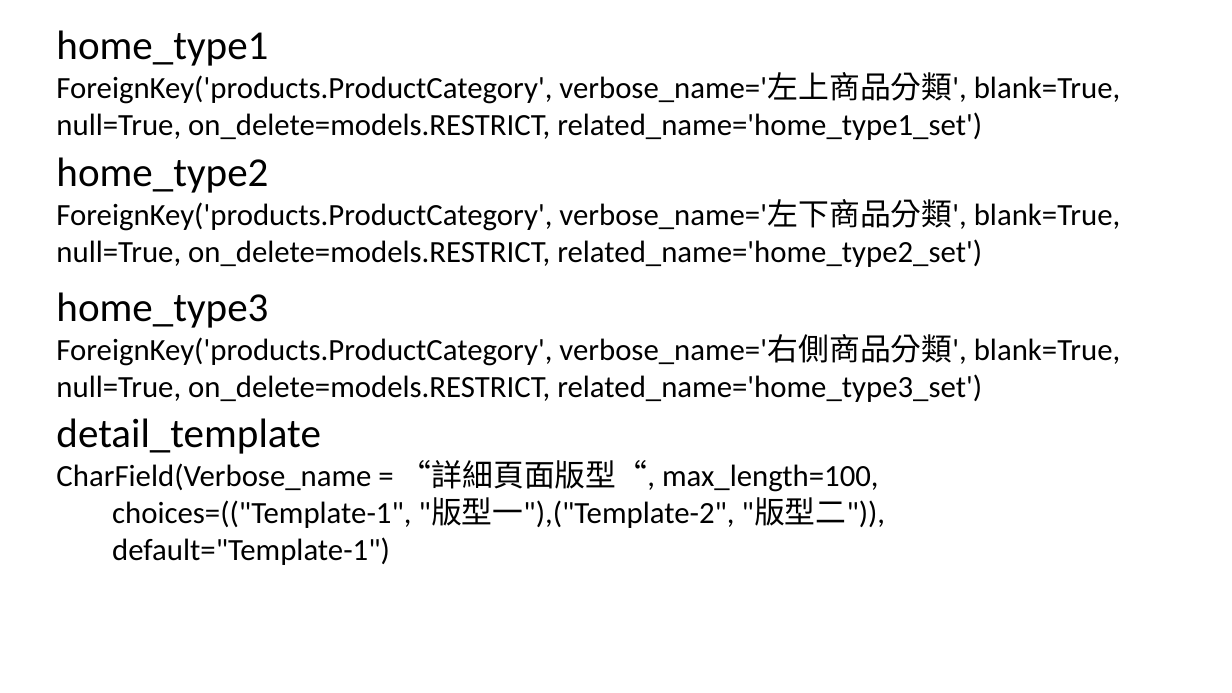
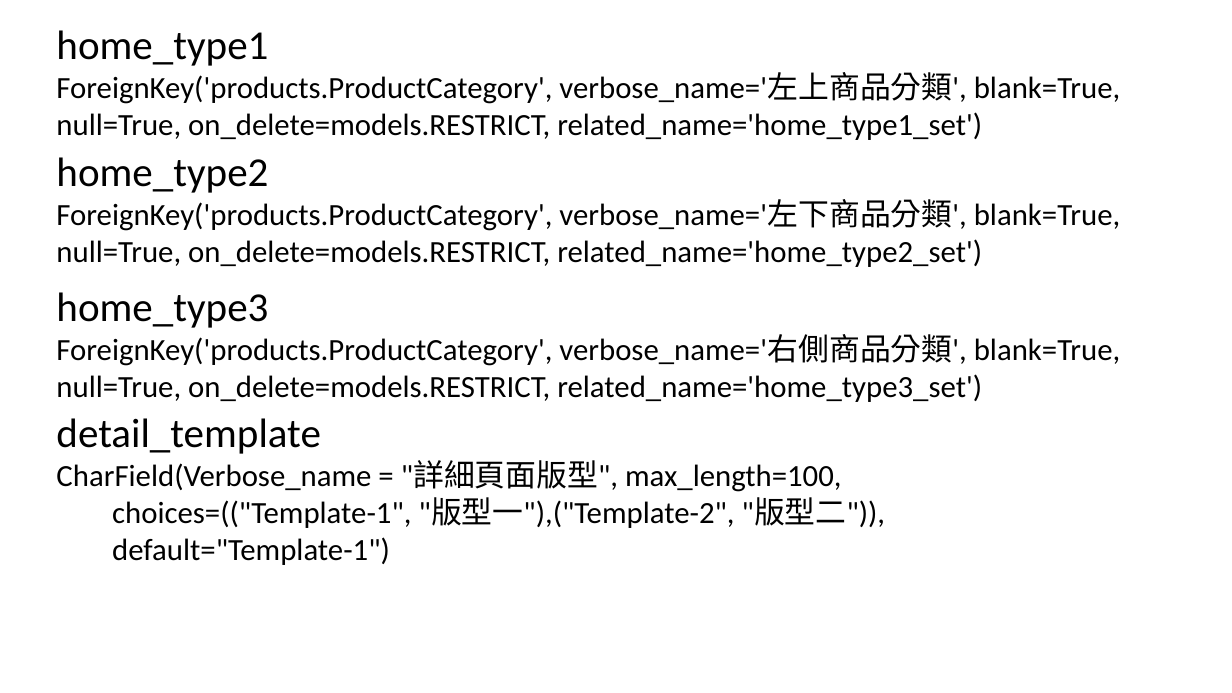
Before and after one commit to LouisLin511986/Django-eCommerce-tenant, a slide deck: slide 15 of model_set.pptx. Drawn at 1232x693 pixels with LibreOffice and Linux fonts; fonts in the diff are those of the drawing. Boxes give left, top, right and bottom in pixels: in the first picture for what was removed or moved away, otherwise in the second. Text is boxed around its words. In the diff, an @@ line names an element or a change of style, - is before the commit and + after.

```diff
--- a/model_set.pptx
+++ b/model_set.pptx
@@ text at [56,461,842,492]: text changed @@
-CharField(Verbose_name = “詳細頁面版型“, max_length=100,
+CharField(Verbose_name = "詳細頁面版型", max_length=100,
```
Also in this commit, not shown: 2 other slides changed, 7 slides added, 35 other files.
